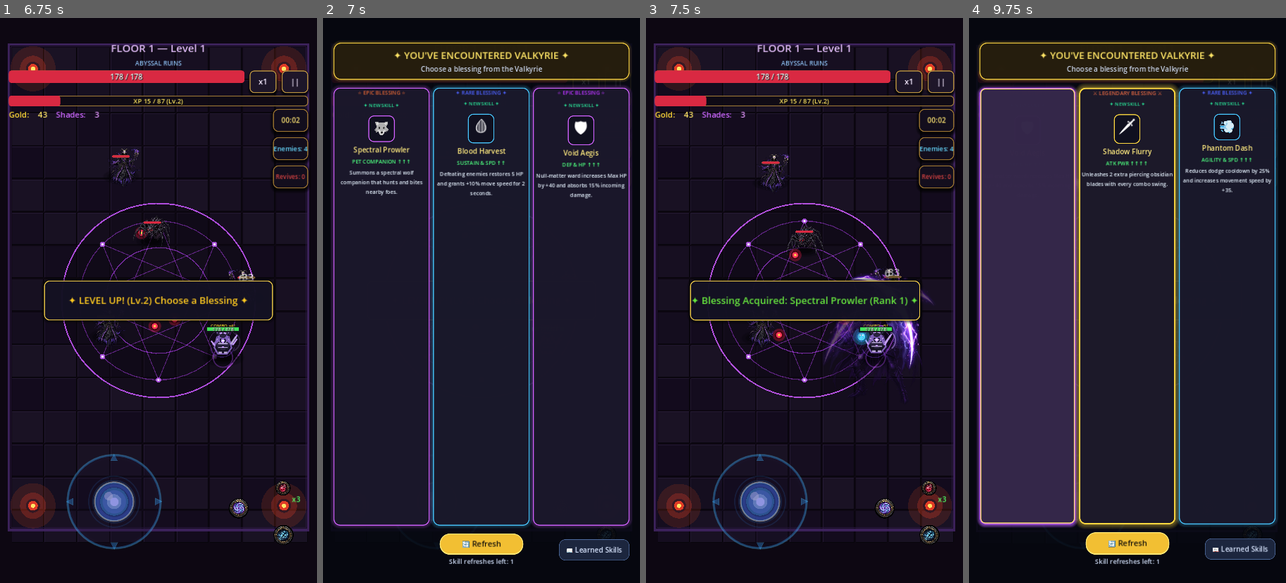
Above: before the commit, frames 1-4 (left to right).
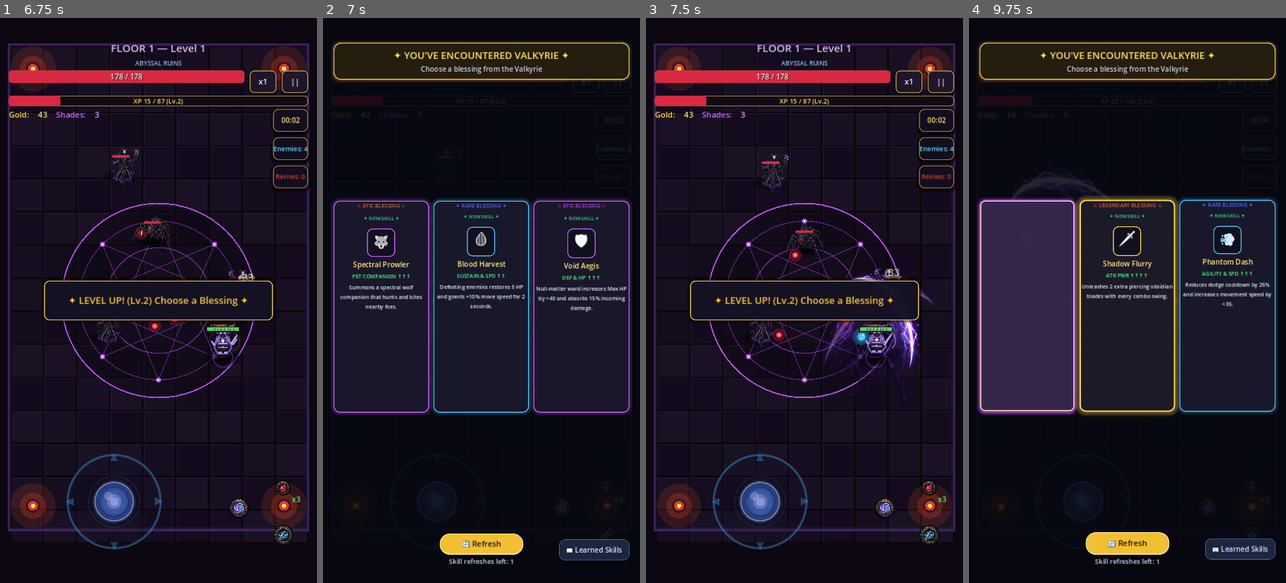
Above: after the commit, the same moments.

Repository: sundar1236/DarkSummoner
Game: Godot game, scene res://scenes/main/main.tscn
Two runs of this game, one before a commit and one after it. Both use one fixed random seed, a clock stepped at 60 frames per second and the inputs below.
Inputs (mouse positions are in pixels of both pictures, inside the frame that each line leads up to):
- Up to frame 1 (6.75 s): click "SKIP >>" at 0.5 s; click "SKIP >>" at 1.25 s; click "BEGIN AS SHADOW HUNTER" at 2 s; click "Normal 1.0x" at 2.75 s; click "Normal 1.0x" at 3.5 s; click "Start (x5 ⚡)" at 4.25 s; tap Enter at 5, 6.6 s; drag from (114, 413) to (190, 176) at 5.02 s; drag from (95, 328) to (148, 385) at 5.77 s; move the mouse to (190, 176) at 6.52 s; hold D from 6.53 s (still down)
- Up to frame 2 (7 s): keep holding D
- Up to frame 3 (7.5 s): release D at 7.25 s; click (703, 306) at 7.27 s
- Up to frame 4 (9.75 s): drag from (1111, 413) to (1238, 317) at 8.02 s; move the mouse to (1222, 385) at 8.77 s; hold A 8.78-9.5 s; tap Enter at 8.85 s; tap Space at 9.02, 9.32 s; drag from (1032, 215) to (1127, 221) at 9.52 s

Frame 1 is identical in both runs. In frame 2, 32% of the frame differs, in the area x 2-98%, y 12-91%; in frame 3, 0.8%; in frame 4, 29%.

Commit message:
Fix UI issues: enlarge and center altar summoning circle, reduce and center Valkyrie blessing draft cards, restore Gear tab text, and eliminate pause menu banner overlap

Diff:
--- a/scenes/characters/hero_loadout_screen.tscn
+++ b/scenes/characters/hero_loadout_screen.tscn
@@ -147,32 +147,48 @@
 [node name="BtnCharacters" type="Button" parent="SubTabHeader/HBox"]
 custom_minimum_size = Vector2(130, 44)
 layout_mode = 2
+focus_mode = 0
 theme_override_colors/font_color = Color(0.65, 0.7, 0.8, 1)
+theme_override_colors/font_hover_color = Color(1, 0.95, 0.75, 1)
+theme_override_colors/font_pressed_color = Color(1, 0.88, 0.35, 1)
+theme_override_colors/font_focus_color = Color(1, 0.88, 0.35, 1)
 theme_override_font_sizes/font_size = 20
 theme_override_styles/normal = SubResource("StyleBoxEmpty_tabbtn")
 theme_override_styles/hover = SubResource("StyleBoxEmpty_tabbtn")
 theme_override_styles/pressed = SubResource("StyleBoxEmpty_tabbtn")
+theme_override_styles/focus = SubResource("StyleBoxEmpty_tabbtn")
 flat = true
 text = "Characters"
 
 [node name="BtnGear" type="Button" parent="SubTabHeader/HBox"]
 custom_minimum_size = Vector2(110, 44)
 layout_mode = 2
+focus_mode = 0
 theme_override_colors/font_color = Color(1, 0.88, 0.35, 1)
+theme_override_colors/font_hover_color = Color(1, 0.95, 0.75, 1)
+theme_override_colors/font_pressed_color = Color(1, 0.88, 0.35, 1)
+theme_override_colors/font_focus_color = Color(1, 0.88, 0.35, 1)
 theme_override_font_sizes/font_size = 20
 theme_override_styles/normal = SubResource("StyleBoxFlat_subtab_active")
 theme_override_styles/hover = SubResource("StyleBoxFlat_subtab_active")
 theme_override_styles/pressed = SubResource("StyleBoxFlat_subtab_active")
+theme_override_styles/focus = SubResource("StyleBoxFlat_subtab_active")
+flat = true
 text = "Gear"
 
 [node name="BtnRunes" type="Button" parent="SubTabHeader/HBox"]
 custom_minimum_size = Vector2(110, 44)
 layout_mode = 2
+focus_mode = 0
 theme_override_colors/font_color = Color(0.65, 0.7, 0.8, 1)
+theme_override_colors/font_hover_color = Color(1, 0.95, 0.75, 1)
+theme_override_colors/font_pressed_color = Color(1, 0.88, 0.35, 1)
+theme_override_colors/font_focus_color = Color(1, 0.88, 0.35, 1)
 theme_override_font_sizes/font_size = 20
 theme_override_styles/normal = SubResource("StyleBoxEmpty_tabbtn")
 theme_override_styles/hover = SubResource("StyleBoxEmpty_tabbtn")
 theme_override_styles/pressed = SubResource("StyleBoxEmpty_tabbtn")
+theme_override_styles/focus = SubResource("StyleBoxEmpty_tabbtn")
 flat = true
 text = "Runes"
 
--- a/scenes/inventory/inventory_view.tscn
+++ b/scenes/inventory/inventory_view.tscn
@@ -86,11 +86,11 @@
 horizontal_alignment = 1
 
 [node name="AltarContainer" type="CenterContainer" parent="MainLayout"]
-custom_minimum_size = Vector2(0, 390)
+custom_minimum_size = Vector2(0, 540)
 layout_mode = 2
 
 [node name="AltarBoard" type="Control" parent="MainLayout/AltarContainer" node_paths=PackedStringArray("inventory_view")]
-custom_minimum_size = Vector2(380, 380)
+custom_minimum_size = Vector2(530, 530)
 layout_mode = 2
 script = ExtResource("2_altar")
 inventory_view = NodePath("../../..")
--- a/scenes/ui/settings_modal.tscn
+++ b/scenes/ui/settings_modal.tscn
@@ -3,7 +3,7 @@
 [ext_resource type="Script" path="res://scripts/ui/settings_modal.gd" id="1_set"]
 
 [sub_resource type="StyleBoxFlat" id="StyleBoxFlat_dim"]
-bg_color = Color(0.02, 0.025, 0.05, 0.92)
+bg_color = Color(0.02, 0.025, 0.05, 0.98)
 
 [sub_resource type="StyleBoxFlat" id="StyleBoxFlat_card"]
 content_margin_left = 32.0
--- a/scenes/ui/skill_draft_modal.tscn
+++ b/scenes/ui/skill_draft_modal.tscn
@@ -150,16 +150,22 @@
 text = "Choose a blessing from the Valkyrie"
 horizontal_alignment = 1
 
+[node name="TopSpacer" type="Control" parent="Content"]
+layout_mode = 2
+size_flags_vertical = 3
+
 [node name="CardsHBox" type="HBoxContainer" parent="Content"]
-layout_mode = 2
-size_flags_vertical = 3
+custom_minimum_size = Vector2(0, 480)
+layout_mode = 2
+size_flags_vertical = 4
 alignment = 1
 theme_override_constants/separation = 16
 
 [node name="SkillCard1" type="PanelContainer" parent="Content/CardsHBox"]
-custom_minimum_size = Vector2(0, 500)
+custom_minimum_size = Vector2(0, 480)
 layout_mode = 2
 size_flags_horizontal = 3
+size_flags_vertical = 4
 theme_override_styles/panel = SubResource("StyleBoxFlat_card_base")
 
 [node name="VBox" type="VBoxContainer" parent="Content/CardsHBox/SkillCard1"]
@@ -223,9 +229,10 @@
 flat = true
 
 [node name="SkillCard2" type="PanelContainer" parent="Content/CardsHBox"]
-custom_minimum_size = Vector2(0, 500)
+custom_minimum_size = Vector2(0, 480)
 layout_mode = 2
 size_flags_horizontal = 3
+size_flags_vertical = 4
 theme_override_styles/panel = SubResource("StyleBoxFlat_card_base")
 
 [node name="VBox" type="VBoxContainer" parent="Content/CardsHBox/SkillCard2"]
@@ -289,9 +296,10 @@
 flat = true
 
 [node name="SkillCard3" type="PanelContainer" parent="Content/CardsHBox"]
-custom_minimum_size = Vector2(0, 500)
+custom_minimum_size = Vector2(0, 480)
 layout_mode = 2
 size_flags_horizontal = 3
+size_flags_vertical = 4
 theme_override_styles/panel = SubResource("StyleBoxFlat_card_base")
 
 [node name="VBox" type="VBoxContainer" parent="Content/CardsHBox/SkillCard3"]
@@ -353,6 +361,10 @@
 [node name="CardButton" type="Button" parent="Content/CardsHBox/SkillCard3"]
 layout_mode = 2
 flat = true
+
+[node name="BottomSpacer" type="Control" parent="Content"]
+layout_mode = 2
+size_flags_vertical = 3
 
 [node name="BottomBar" type="HBoxContainer" parent="Content"]
 custom_minimum_size = Vector2(0, 72)
--- a/scripts/core/main_controller.gd
+++ b/scripts/core/main_controller.gd
@@ -206,6 +206,9 @@
 			var hud := current_arena.get_node_or_null("HUDLayer/CombatHUD") as CombatHUD
 			if hud:
 				hud.hide_announcement()
+			var fb := current_arena.get_node_or_null("HUDLayer/CombatHUD/FeedbackBanner") as CanvasItem
+			if fb:
+				fb.visible = false
 		settings_modal.visible = true
 
 func _on_continue_pressed() -> void:
--- a/scripts/inventory/altar_board.gd
+++ b/scripts/inventory/altar_board.gd
@@ -164,7 +164,7 @@
 var _anim_time: float = 0.0
 
 func _ready() -> void:
-	custom_minimum_size = Vector2(380, 380)
+	custom_minimum_size = Vector2(530, 530)
 
 func _process(delta: float) -> void:
 	_anim_time += delta
@@ -188,7 +188,7 @@
 
 func get_socket_at_pos(pos: Vector2) -> int:
 	var best_id := -1
-	var min_dist := 36.0 # Touch target radius
+	var min_dist := 46.0 # Touch target radius for large centered circle
 	for i in range(SOCKET_DEFS.size()):
 		var spos := get_socket_pos(i)
 		var d := pos.distance_to(spos)
@@ -341,7 +341,7 @@
 		# Draw socket contents
 		if not is_unlocked:
 			# Padlock icon for locked sockets
-			draw_string(ThemeDB.fallback_font, spos + Vector2(-9, 6), "🔒", HORIZONTAL_ALIGNMENT_CENTER, -1, 16, Color(0.65, 0.65, 0.75, 0.8))
+			draw_string(ThemeDB.fallback_font, spos + Vector2(-10, 7), "🔒", HORIZONTAL_ALIGNMENT_CENTER, -1, 18, Color(0.65, 0.65, 0.75, 0.8))
 		elif item_in_sock and item_in_sock.data:
 			# Draw real item artwork, stars and upgrade badge
 			_draw_socket_item(spos, item_in_sock, is_selected, is_candidate)
@@ -360,12 +360,12 @@
 		# Translucent ghost icon
 		var tex := sel_item.data.get_icon_texture()
 		if tex:
-			var g_rect := Rect2(cpos - Vector2(20, 20), Vector2(40, 40))
+			var g_rect := Rect2(cpos - Vector2(25, 25), Vector2(50, 50))
 			draw_texture_rect(tex, g_rect, false, Color(ghost_col.r, ghost_col.g, ghost_col.b, 0.75))
-		draw_arc(cpos, 28.0, 0.0, TAU, 32, ghost_col, 2.5, true)
+		draw_arc(cpos, 34.0, 0.0, TAU, 32, ghost_col, 2.5, true)
 
 func _draw_socket_shape(pos: Vector2, shape: String, unlocked: bool, item: ItemInstance, selected: bool, valid: bool, invalid: bool, candidate: bool, pulse: float) -> void:
-	var r := 26.0
+	var r := 32.0
 	var fill_color := Color(0.06, 0.08, 0.15, 0.94)
 	var border_color := Color(0.25, 0.55, 0.9, 0.75)
 	var border_width := 1.8
@@ -422,7 +422,7 @@
 
 	# Draw item icon texture
 	var icon_tex := d.get_icon_texture()
-	var draw_size := 38.0
+	var draw_size := 48.0
 	var alpha: float = 0.45 if (selected and is_dragging) else 1.0
 
 	if icon_tex:
@@ -431,25 +431,25 @@
 	else:
 		# Text icon fallback
 		var ico_str := "🗡" if d.tags.has("weapon") else ("🔥" if d.tags.has("fire") else "🐺")
-		draw_string(ThemeDB.fallback_font, pos + Vector2(-9, 7), ico_str, HORIZONTAL_ALIGNMENT_CENTER, -1, 20, Color(1, 1, 1, alpha))
+		draw_string(ThemeDB.fallback_font, pos + Vector2(-12, 9), ico_str, HORIZONTAL_ALIGNMENT_CENTER, -1, 26, Color(1, 1, 1, alpha))
 
 	# Tier Stars badge on top
 	var stars_str := ""
 	for s in range(d.tier): stars_str += "★"
-	draw_string(ThemeDB.fallback_font, pos + Vector2(-16, -14), stars_str, HORIZONTAL_ALIGNMENT_CENTER, -1, 10, Color(1.0, 0.85, 0.25, alpha))
+	draw_string(ThemeDB.fallback_font, pos + Vector2(-20, -18), stars_str, HORIZONTAL_ALIGNMENT_CENTER, -1, 12, Color(1.0, 0.85, 0.25, alpha))
 
 func _draw_empty_glyph(pos: Vector2, shape: String) -> void:
 	var glyph_col := Color(0.35, 0.5, 0.75, 0.45)
-	draw_line(pos + Vector2(-6, 0), pos + Vector2(6, 0), glyph_col, 1.0)
-	draw_line(pos + Vector2(0, -6), pos + Vector2(0, 6), glyph_col, 1.0)
-	draw_circle(pos, 2.0, Color(0.4, 0.65, 0.95, 0.5))
+	draw_line(pos + Vector2(-8, 0), pos + Vector2(8, 0), glyph_col, 1.2)
+	draw_line(pos + Vector2(0, -8), pos + Vector2(0, 8), glyph_col, 1.2)
+	draw_circle(pos, 2.5, Color(0.4, 0.65, 0.95, 0.5))
 
 func _draw_central_hero(center: Vector2, t: float) -> void:
 	var bob := sin(t * 3.0) * 3.5
 	var hero_pos := center + Vector2(0, 10.0 + bob)
 
 	# Hero base shadow
-	draw_circle(center + Vector2(0, 32), 24.0, Color(0.02, 0.04, 0.08, 0.85))
+	draw_circle(center + Vector2(0, 36), 32.0, Color(0.02, 0.04, 0.08, 0.85))
 
 	var char_id := GameManager.current_character.id if GameManager and GameManager.current_character else "shadow_hunter"
 	var iris_col := Color(0.7, 0.3, 1.0, 1.0)
@@ -458,7 +458,7 @@
 
 	var tex := TextureLoader.get_texture("res://assets/sprites/characters/player_" + char_id + ".png")
 	if tex:
-		var spr_size := Vector2(88, 88)
+		var spr_size := Vector2(106, 106)
 		var spr_rect := Rect2(hero_pos - spr_size * 0.5 + Vector2(0, -6), spr_size)
 		draw_texture_rect(tex, spr_rect, false)
 	else:
--- a/scripts/ui/combat_hud.gd
+++ b/scripts/ui/combat_hud.gd
@@ -86,7 +86,10 @@
 	if btn_potion:
 		btn_potion.pressed.connect(_on_potion_pressed)
 	if btn_pause:
-		btn_pause.pressed.connect(func(): pause_requested.emit())
+		btn_pause.pressed.connect(func():
+			hide_announcement()
+			pause_requested.emit()
+		)
 	if btn_speed:
 		btn_speed.pressed.connect(_on_speed_toggle)
 
@@ -183,6 +186,8 @@
 func show_announcement(msg: String, duration: float = 2.0, col: Color = Color.WHITE) -> void:
 	if not feedback_banner or not feedback_label:
 		return
+	if get_tree().paused:
+		return
 
 	feedback_label.text = msg
 	feedback_label.modulate = col
@@ -208,6 +213,7 @@
 		feedback_tween.kill()
 	if feedback_banner:
 		feedback_banner.visible = false
+		feedback_banner.modulate.a = 0.0
 
 func _on_dodge_pressed() -> void:
 	if is_instance_valid(player_ref):
--- a/scripts/ui/hero_loadout_screen.gd
+++ b/scripts/ui/hero_loadout_screen.gd
@@ -66,10 +66,16 @@
 
 func _ready() -> void:
 	if btn_sub_characters:
+		btn_sub_characters.text = "Characters"
+		btn_sub_characters.focus_mode = Control.FOCUS_NONE
 		btn_sub_characters.pressed.connect(func(): _switch_subtab(0))
 	if btn_sub_gear:
+		btn_sub_gear.text = "Gear"
+		btn_sub_gear.focus_mode = Control.FOCUS_NONE
 		btn_sub_gear.pressed.connect(func(): _switch_subtab(1))
 	if btn_sub_runes:
+		btn_sub_runes.text = "Runes"
+		btn_sub_runes.focus_mode = Control.FOCUS_NONE
 		btn_sub_runes.pressed.connect(func(): _switch_subtab(2))
 
 	var btn_blacksmith := $ContentContainer/ViewGear/MiddleBar/BlacksmithBtn as Button
@@ -185,6 +191,7 @@
 		var button := Button.new()
 		button.custom_minimum_size = Vector2(104, 104)
 		button.size_flags_horizontal = Control.SIZE_EXPAND_FILL
+		button.focus_mode = Control.FOCUS_NONE
 		var equipped := str(SaveManager.equipped_gear.get(slot_name, "")) == item.uid
 
 		var style := StyleBoxFlat.new()
@@ -196,6 +203,7 @@
 		button.add_theme_stylebox_override("normal", style)
 		button.add_theme_stylebox_override("hover", style)
 		button.add_theme_stylebox_override("pressed", style)
+		button.add_theme_stylebox_override("focus", style)
 
 		var title_col := Color(1.0, 0.9, 0.45, 1.0) if equipped else Color(0.85, 0.88, 0.95, 1.0)
 		button.add_theme_color_override("font_color", title_col)
@@ -758,15 +766,32 @@
 	active_style.set_border_width_all(1)
 	active_style.border_width_bottom = 2
 	active_style.set_corner_radius_all(8)
+	active_style.content_margin_left = 16.0
+	active_style.content_margin_right = 16.0
+	active_style.content_margin_top = 6.0
+	active_style.content_margin_bottom = 6.0
 
 	var empty_style := StyleBoxEmpty.new()
+	empty_style.content_margin_left = 16.0
+	empty_style.content_margin_right = 16.0
+	empty_style.content_margin_top = 6.0
+	empty_style.content_margin_bottom = 6.0
 
 	var subtab_buttons := [btn_sub_characters, btn_sub_gear, btn_sub_runes]
+	var subtab_names := ["Characters", "Gear", "Runes"]
 	for i in range(subtab_buttons.size()):
 		var btn = subtab_buttons[i]
 		if btn:
 			var is_cur := (i == idx)
-			btn.add_theme_color_override("font_color", active_color if is_cur else inactive_color)
-			btn.add_theme_stylebox_override("normal", active_style if is_cur else empty_style)
-			btn.add_theme_stylebox_override("hover", active_style if is_cur else empty_style)
-			btn.add_theme_stylebox_override("pressed", active_style if is_cur else empty_style)
+			btn.text = subtab_names[i]
+			btn.focus_mode = Control.FOCUS_NONE
+			var cur_col := active_color if is_cur else inactive_color
+			btn.add_theme_color_override("font_color", cur_col)
+			btn.add_theme_color_override("font_hover_color", active_color)
+			btn.add_theme_color_override("font_pressed_color", active_color)
+			btn.add_theme_color_override("font_focus_color", cur_col)
+			var cur_style: StyleBox = active_style if is_cur else empty_style
+			btn.add_theme_stylebox_override("normal", cur_style)
+			btn.add_theme_stylebox_override("hover", cur_style)
+			btn.add_theme_stylebox_override("pressed", cur_style)
+			btn.add_theme_stylebox_override("focus", cur_style)
--- a/scripts/ui/skill_draft_modal.gd
+++ b/scripts/ui/skill_draft_modal.gd
@@ -42,19 +42,19 @@
 	if not get_tree().root.size_changed.is_connected(_apply_safe_area):
 		get_tree().root.size_changed.connect(_apply_safe_area)
 
-	card_1_panel.custom_minimum_size = Vector2(0, 500)
-	card_2_panel.custom_minimum_size = Vector2(0, 500)
-	card_1_panel.size_flags_horizontal = Control.SIZE_EXPAND_FILL
-	card_2_panel.size_flags_horizontal = Control.SIZE_EXPAND_FILL
 	var cards_row := $Content/CardsHBox as HBoxContainer
-	cards_row.add_theme_constant_override("separation", 8)
+	cards_row.custom_minimum_size = Vector2(0, 480)
+	cards_row.size_flags_vertical = Control.SIZE_SHRINK_CENTER
+	cards_row.alignment = BoxContainer.ALIGNMENT_CENTER
+	cards_row.add_theme_constant_override("separation", 10)
 	for panel in [card_1_panel, card_2_panel, card_3_panel]:
-		panel.custom_minimum_size = Vector2(0, 500)
+		panel.custom_minimum_size = Vector2(0, 480)
 		panel.size_flags_horizontal = Control.SIZE_EXPAND_FILL
+		panel.size_flags_vertical = Control.SIZE_SHRINK_CENTER
 		var card_vbox := panel.get_node("VBox") as VBoxContainer
 		card_vbox.add_theme_constant_override("separation", 6)
 		var icon_box := panel.get_node("VBox/IconBox") as PanelContainer
-		icon_box.custom_minimum_size = Vector2(60, 60)
+		icon_box.custom_minimum_size = Vector2(64, 64)
 
 	if refresh_btn:
 		refresh_btn.pressed.connect(_on_refresh_pressed)
